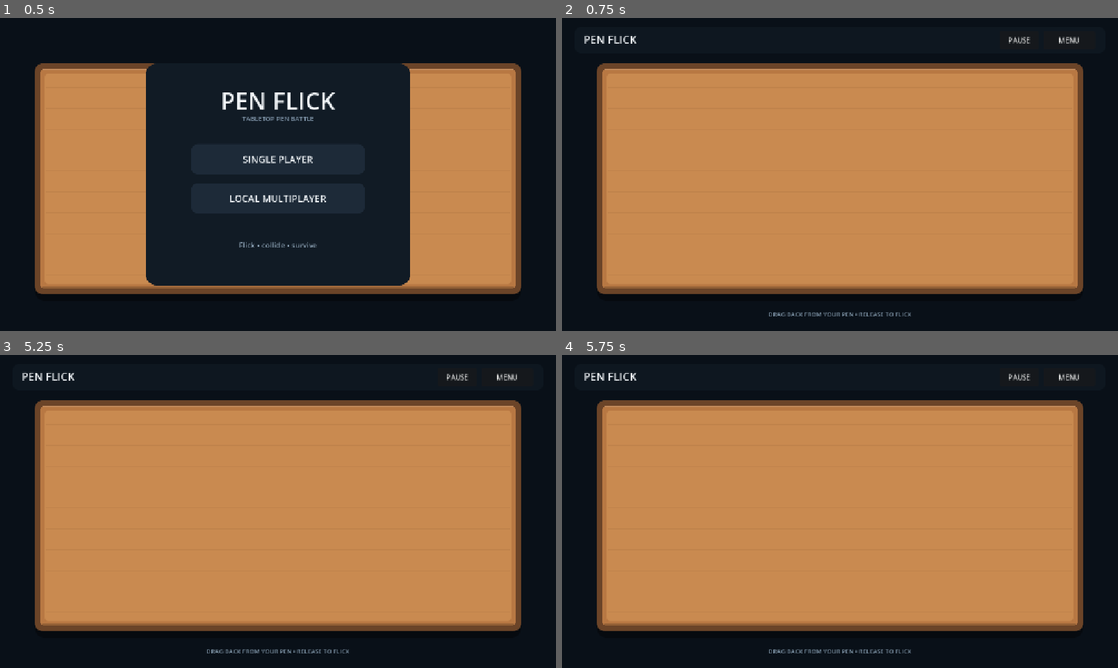
Above: before the commit, frames 1-4 (two rows, left to right).
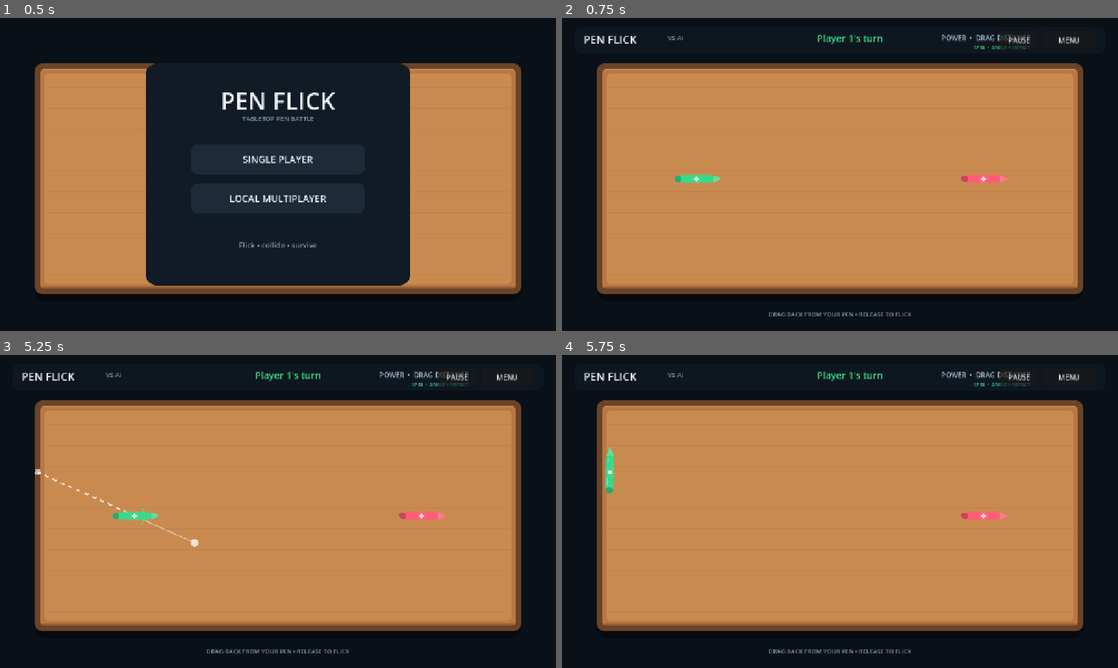
Above: after the commit, the same moments.

Repository: akash047jj-boop/PenFlick
Game: Godot game, scene res://main.tscn
Two runs of this game, one before a commit and one after it. Both use one fixed random seed, a clock stepped at 60 frames per second and the inputs below.
Inputs (mouse positions are in pixels of both pictures, inside the frame that each line leads up to):
- Up to frame 1 (0.5 s): no input
- Up to frame 2 (0.75 s): click "SINGLE PLAYER" at 0.5 s
- Up to frame 3 (5.25 s): click "MENU" at 1.25 s; click "SINGLE PLAYER" at 2 s; click "PAUSE" at 2.75 s; click "RESUME" at 3.5 s; tap Enter at 4.25 s; move the mouse to (400, 495) at 4.27 s; click (400, 495) at 4.42 s; tap Space at 5 s; drag from (166, 527) to (250, 574) at 5.02 s
- Up to frame 4 (5.75 s): no input

Frame 1 is identical in both runs. In frame 2, 0.8% of the frame differs, in the area x 19-85%, y 5-53%; in frame 3, 0.9%, in the area x 6-85%, y 5-62%; in frame 4, 0.8%.
Error before the commit: Parse Error: Cannot infer the type of "spin" variable because the value doesn't have a set type. (res://scripts/pen.gd:70)

Commit message:
Fix typed collision variables for Godot runtime

Diff:
--- a/scripts/pen.gd
+++ b/scripts/pen.gd
@@ -56,19 +56,19 @@
         return
 
     total_hits += 1
-    var relative_velocity := linear_velocity - other.linear_velocity
-    var impact_speed := relative_velocity.length()
+    var relative_velocity: Vector2 = linear_velocity - other.linear_velocity
+    var impact_speed: float = relative_velocity.length()
     last_hit_strength = impact_speed
 
     # Off-centre impacts naturally create angular momentum. The visible
     # centre dot represents the approximate centre of mass/contact region.
-    var to_other := other.global_position - global_position
+    var to_other: Vector2 = other.global_position - global_position
     if to_other.length() > 0.01:
-        var normal := to_other.normalized()
-        var tangent := Vector2(-normal.y, normal.x)
-        var tangential_speed := abs(relative_velocity.dot(tangent))
-        var spin := tangential_speed * 0.035 + impact_speed * 0.008
-        var side := sign(relative_velocity.dot(tangent))
+        var normal: Vector2 = to_other.normalized()
+        var tangent: Vector2 = Vector2(-normal.y, normal.x)
+        var tangential_speed: float = abs(relative_velocity.dot(tangent))
+        var spin: float = tangential_speed * 0.035 + impact_speed * 0.008
+        var side: float = sign(relative_velocity.dot(tangent))
         if side == 0.0:
             side = 1.0
         apply_torque_impulse(side * spin * mass)
